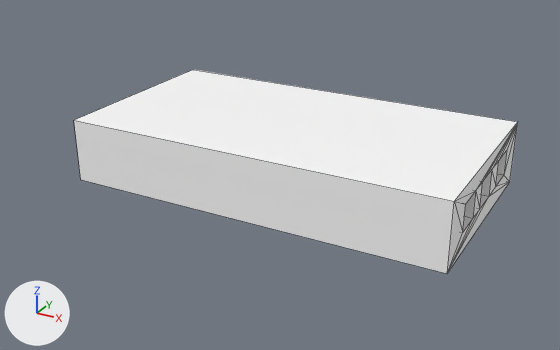
One commit to the OBJ model Basic Game Engine/Resources/models/bigroom.obj: the scene before it, then after it.
Both versions are drawn from a 50 mm lens placed at (16.5, -31.7, 15.8), pointed at (-0.6, -0.5, 0.2). The axes (+X, +Y, +Z) are drawn at lower left. The lights are the same throughout. Mesh edges are drawn as thin lines. Where no turn or scale is listed for an object, it has been applied to the vertices.
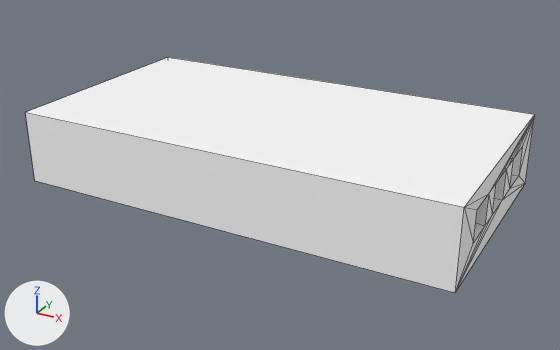
Where the change shows, as pixel boxes [x1, y1, x2, y2] in the pictures (560 x 350 px):
'Cube', reshaped (15% wider, 16% taller)
    before: [74, 70, 518, 274]
    after: [25, 57, 535, 293]

Diff of the bpy script that builds the scene:
```diff
--- a/Basic Game Engine/Resources/models/bigroom.obj.py
+++ b/Basic Game Engine/Resources/models/bigroom.obj.py
@@ mat_material_004 @@
+mat_material_004 = principled_material('Material.004')
+mat_material_004.base_color = (0.27, 0.8, 0.0)  # green #8ee700
+mat_material_004.roughness = 0.526
@@ me_cube @@
 # used by ob_cube; location = (0.0, 0.0, 0.0)
-me_cube.from_pydata(...)  # 40 vertices, 62 faces; spans x -9.5..9.5, y -5.1..5.1, z -0.1..3.0
+me_cube.from_pydata(...)  # 44 vertices, 66 faces; spans x -11.9..10.1, y -5.9..5.9, z -0.4..3.3
+# me_cube part 1
+# 1 face is deleted
+# 20 vertices move from x -9.5..9.5, y -5.1..5.1, z -0.1..3.0 to x -11.9..10.1, y -5.9..5.9, z -0.4..3.3
+# 4 vertices are added at (8.7, 4.3, 0.0), (-8.7, 4.3, 0.0), (-8.7, 4.3, 2.9), (8.7, 4.3, 2.9)
+# 5 new faces join them, mat_material (white #ffffff)
 me_cube.materials.append(mat_material)
-me_cube.materials.append(mat_material_001)  # white #ffffff
+me_cube.materials.append(mat_material_004)  # green #8ee700
```
